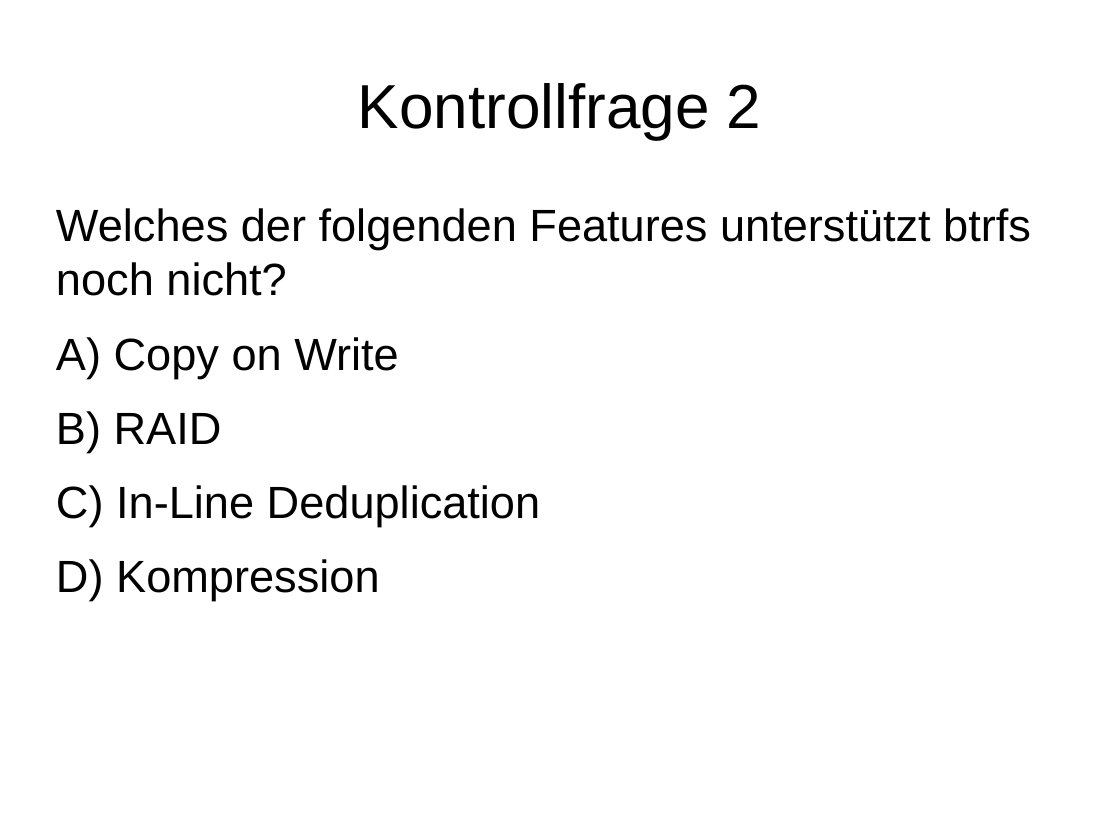
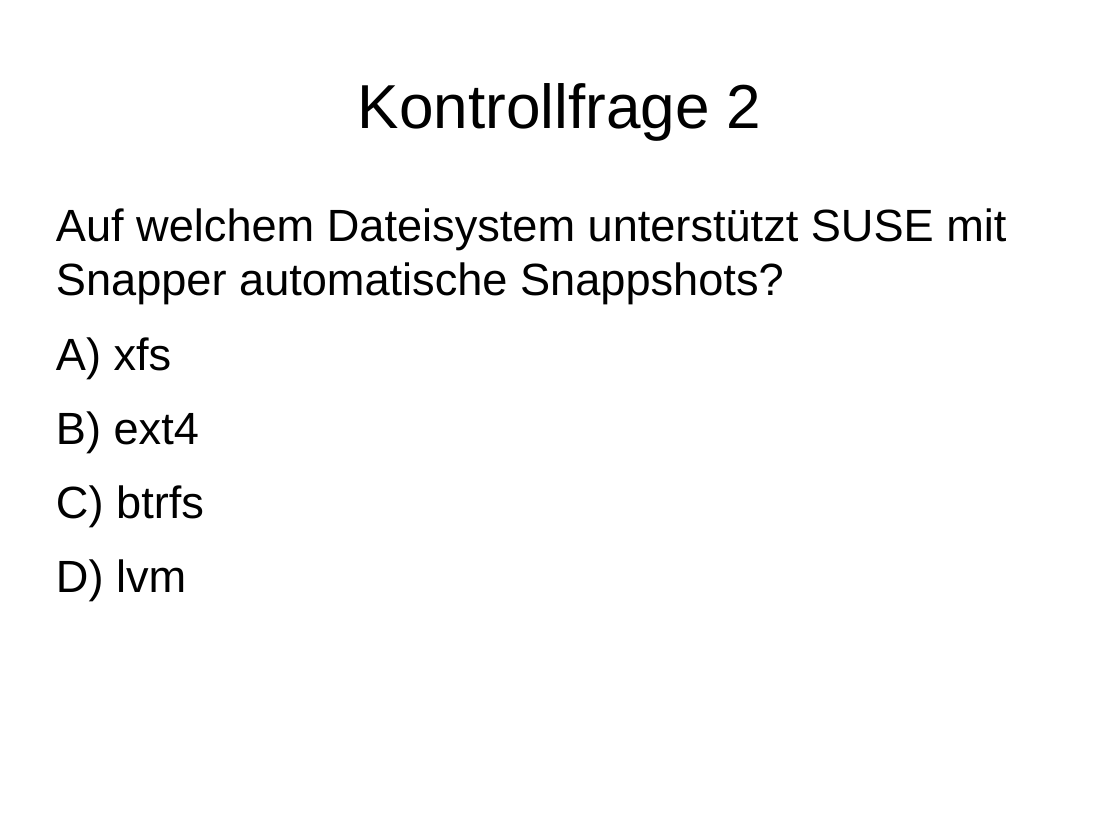
Before and after one commit to adfinis/adsy-trainings, a slide deck: slide 3 of SSA_SUSE-System-Administration/1006_snapper/modul_snapper_1006_04_check.odp. Drawn at 1120x840 pixels with LibreOffice and Linux fonts; fonts in the diff are those of the drawing. Boxes give left, top, right and bottom in pixels: in the first picture for what was removed or moved away, otherwise in the second. Text is boxed around its words. In the diff, an @@ line names an element or a change of style, - is before the commit and + after.

Commit message:
update module snapper

```diff
--- a/SSA_SUSE-System-Administration/1006_snapper/modul_snapper_1006_04_check.odp
+++ b/SSA_SUSE-System-Administration/1006_snapper/modul_snapper_1006_04_check.odp
@@ text at [56,208,1006,601]: text changed @@
-Welches der folgenden Features unterstützt btrfs noch nicht?
-A) Copy on Write
-B) RAID
-C) In-Line Deduplication
-D) Kompression
+Auf welchem Dateisystem unterstützt SUSE mit Snapper automatische Snappshots?
+A) xfs
+B) ext4
+C) btrfs
+D) lvm
```
Also in this commit, not shown: 2 other slides changed, 1 slide added, 1 slide removed, 2 other files.
